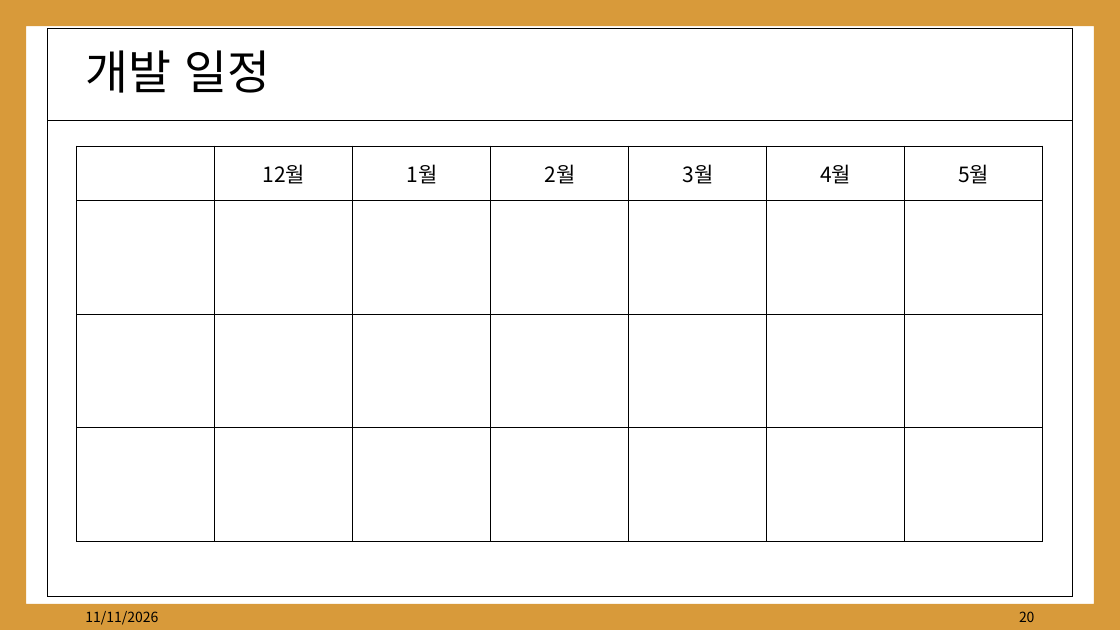
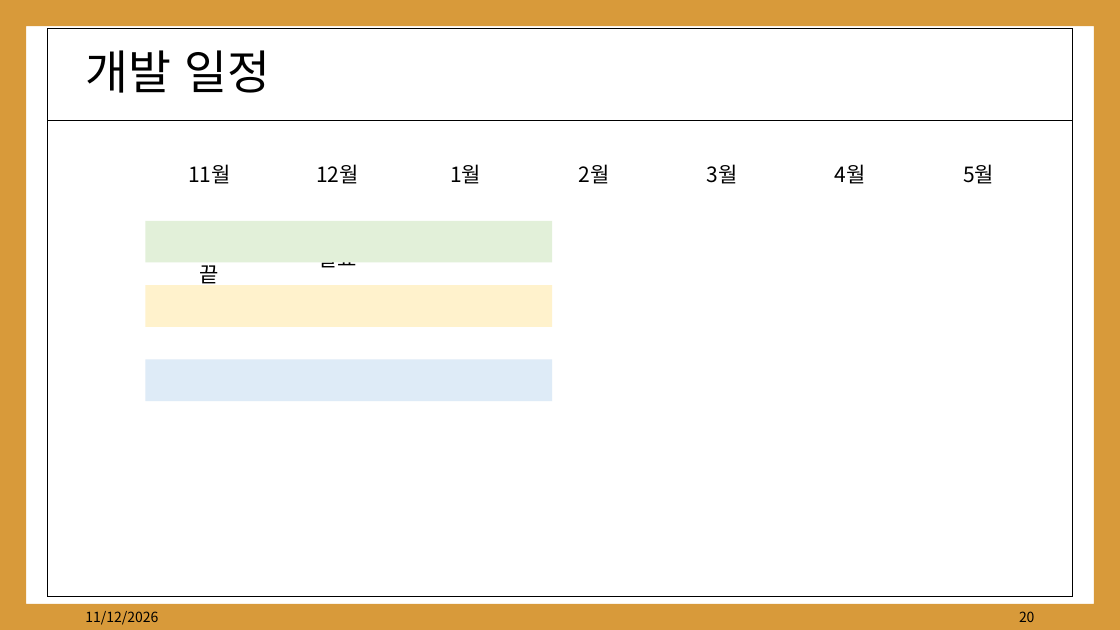
Before and after one commit to kwakyerin/2026_Graduation_Project, a slide deck: slide 20 of documents/HyunahKwon/01_works/01_designing/03_for_pt_professor/3차_배트와달트_정식제안서.pptx. Drawn at 1120x630 pixels with LibreOffice and Linux fonts; fonts in the diff are those of the drawing. Boxes give left, top, right and bottom in pixels: in the first picture for what was removed or moved away, otherwise in the second. Text is boxed around its words. In the diff, an @@ line names an element or a change of style, - is before the commit and + after.

```diff
--- a/documents/HyunahKwon/01_works/01_designing/03_for_pt_professor/3차_배트와달트_정식제안서.pptx
+++ b/documents/HyunahKwon/01_works/01_designing/03_for_pt_professor/3차_배트와달트_정식제안서.pptx
@@ table at [145,146,1045,542] @@
-row 1:  | 12월 | 1월 | 2월 | 3월 | 4월 | 5월
+row 1: 11월 | 12월 | 1월 | 2월 | 3월 | 4월 | 5월
+row 2: 모델링메인끝 | 발표 |  |  |  |  | 
-row 4:  |  |  |  |  |  | 
@@ borders changed @@
@@ table: place and size @@
-table at [77,146,1042,542]
+table at [145,146,1045,542]
@@ rectangle added at [145,221,552,263], fill #E2F0D9 @@
@@ rectangle added at [145,285,552,327], fill #FFF2CC @@
@@ rectangle added at [145,360,552,402], fill #DEEBF7 @@
@@ text at [85,611,158,625]: text changed @@
-11/11/2026
+11/12/2026
```
Also in this commit, not shown: 2 other slides changed, 3 other files.
